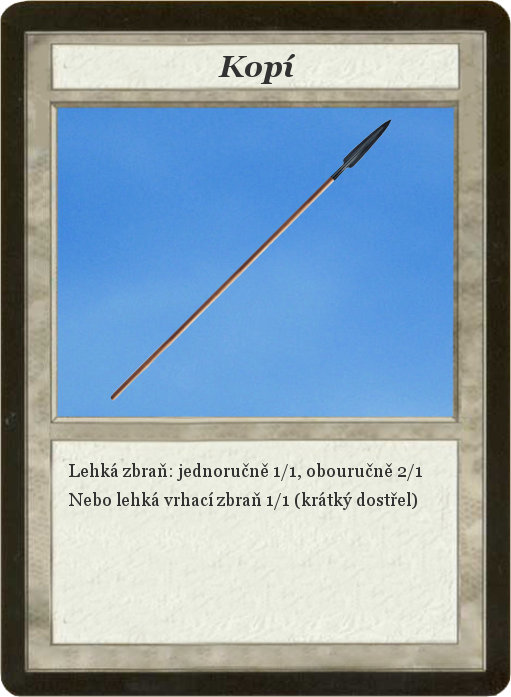
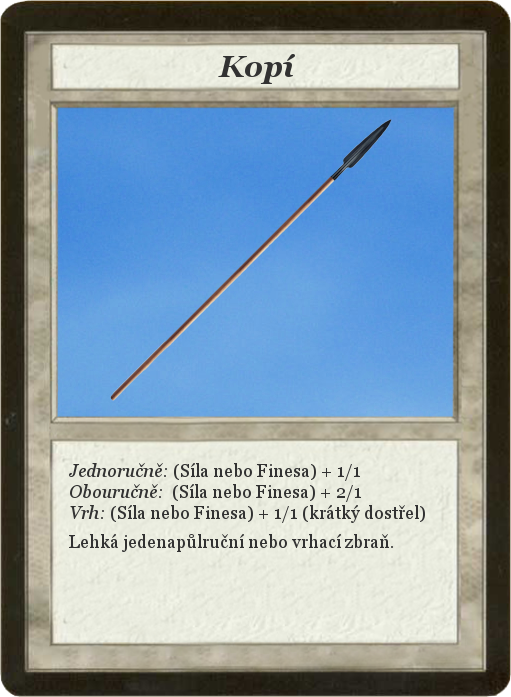
Layer changes from the first 511 x 697 image to the second:
renamed "Lehká zbraň: jednoručně 1/1, o..." to "Jednoručně: (Síla nebo Finesa)...", painted on it over box(69, 463, 425, 552)
